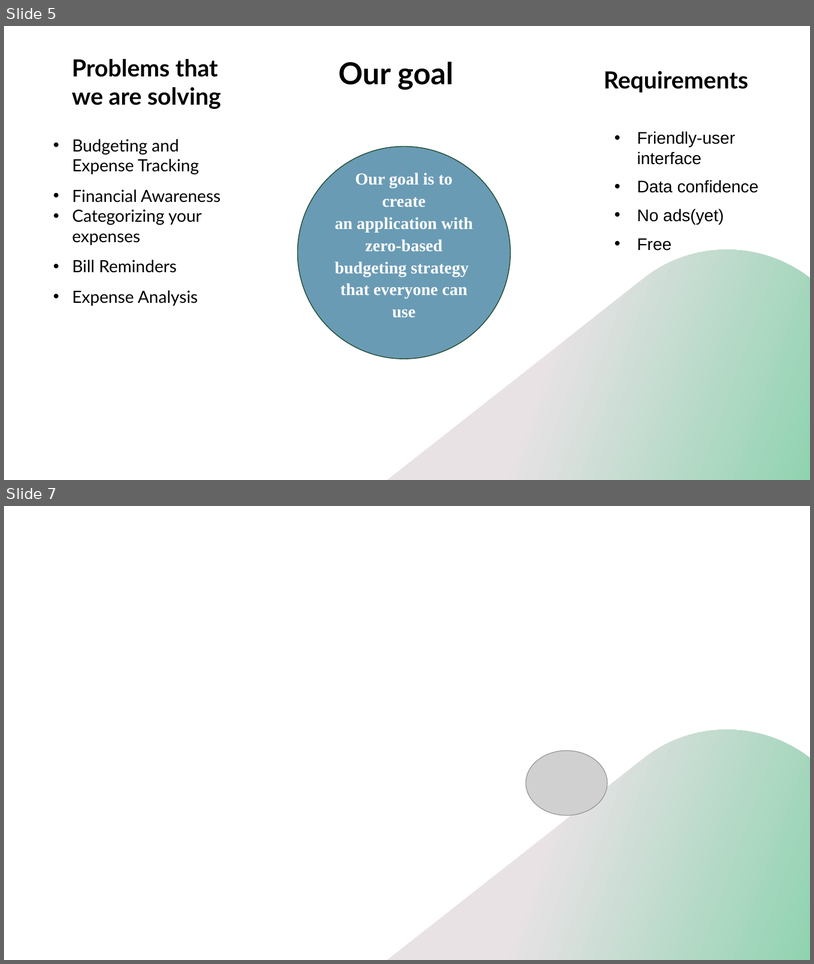
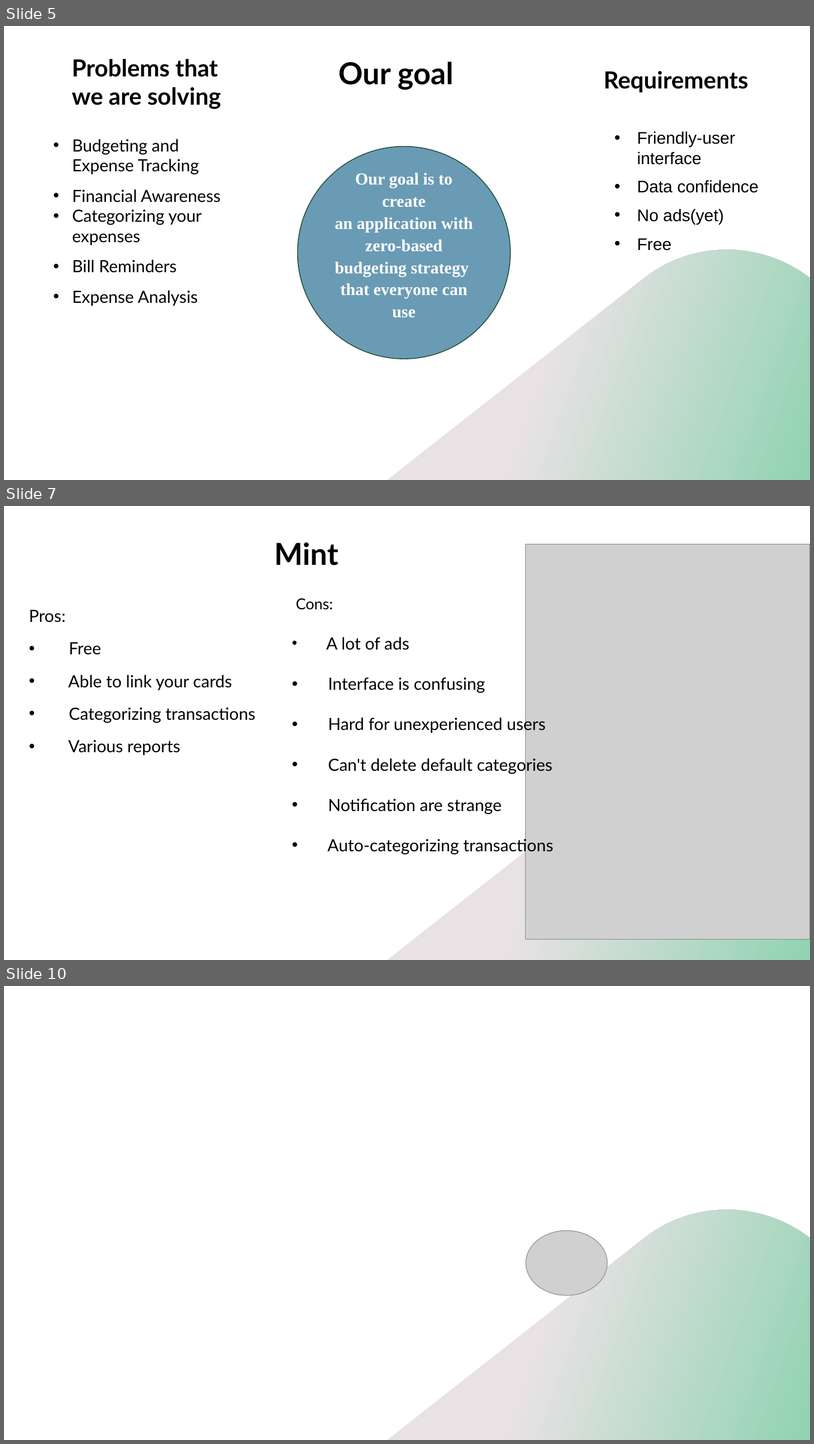
Before and after one commit to c1own-depressed/MYB-Manage-Your-Budget-, a slide deck: documents/Presentation.pptx. Shown one above the other, each under a label of ours: slides 5 and 7 before the commit, slides 5, 7 and 10 after it; the slides between them are not shown. The pictures are 814x964 and 814x1444 pixels, drawn with LibreOffice and Linux fonts; fonts in the diff are those of the drawing; grey boxes stand for pictures; background and template pictures are left out. Boxes give left, top, right and bottom in pixels: in the first picture for what was removed or moved away, otherwise in the second. Text is boxed around its words. In the diff, an @@ line names an element or a change of style, - is before the commit and + after.

```diff
--- a/documents/Presentation.pptx
+++ b/documents/Presentation.pptx
@@ slide 7 added at (4,506,810,960), background #FFFFFF; not listed: 1 template element that a slide beside it also shows @@
@@ title added at (275,542,339,565), 36 pt, text #000000, bold @@
+Mint
@@ picture added at (526,544,810,939) @@
@@ subtitle added at (29,610,255,755), 20 pt, text #000000 @@
+Pros:
+• Free
+• Able to link your cards
+• Categorizing transactions
+• Various reports
@@ text added at (296,598,554,855), 20 pt, text #000000 @@
+Cons:
+• A lot of ads
+• Interface is confusing
+• Hard for unexperienced users
+• Can't delete default categories
+• Notification are strange
+• Auto-categorizing transactions
@@ what was slide 7 is now slide 10 @@
```
Also in this commit, not shown: 3 other slides added, 1 slide removed.
